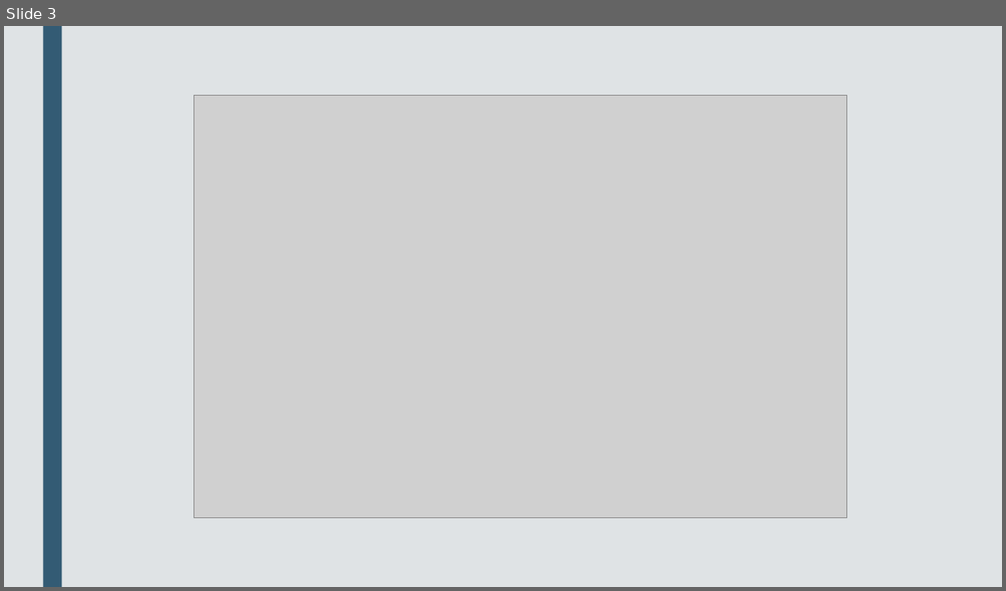
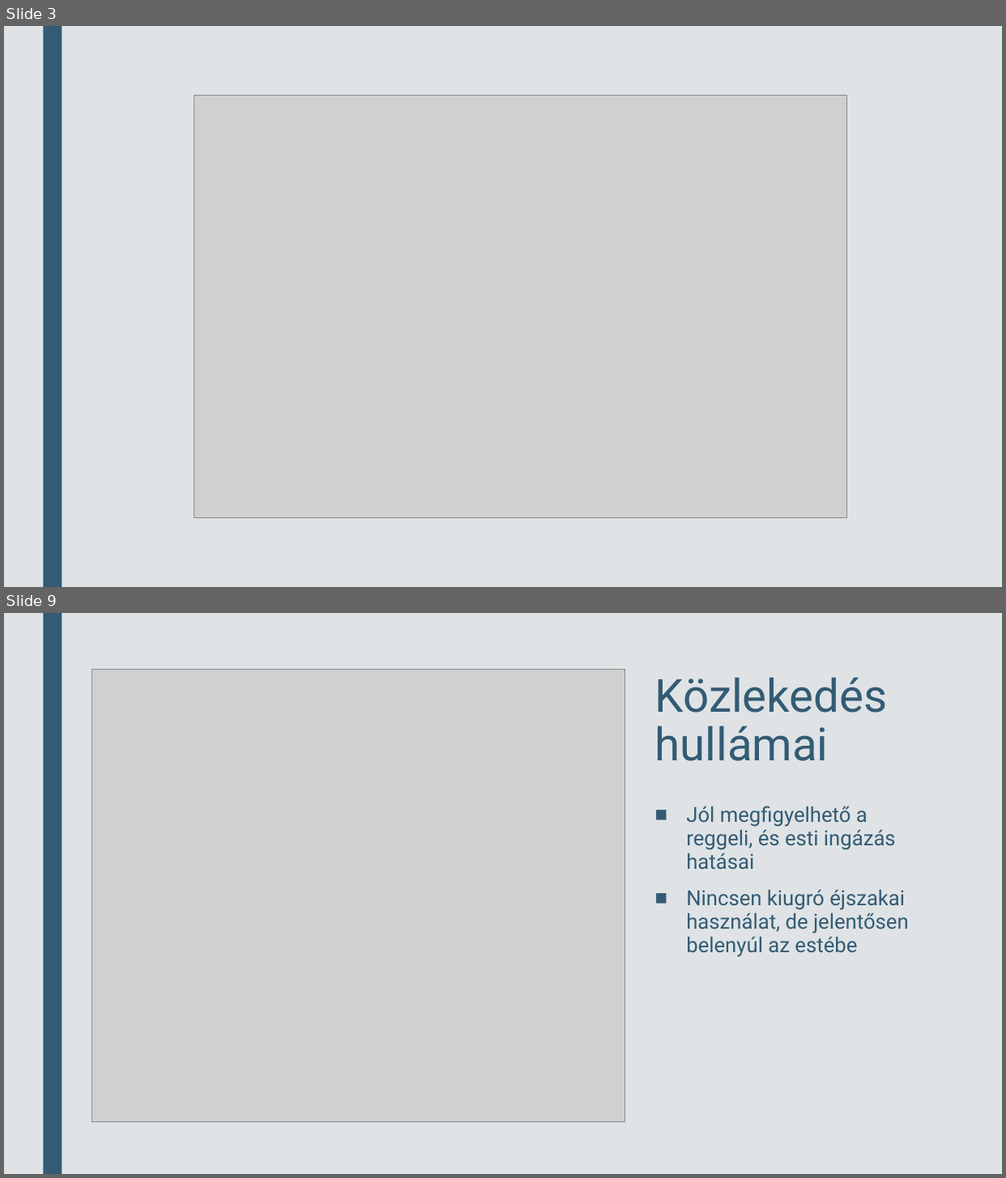
Before and after one commit to OnionKiller/MaVizHF-2022, a slide deck: London Bikesharing.pptx. Shown one above the other, each under a label of ours: slide 3 before the commit, slides 3 and 9 after it; the slides between them are not shown. The pictures are 1006x591 and 1006x1178 pixels, drawn with LibreOffice and Linux fonts; fonts in the diff are those of the drawing; grey boxes stand for pictures. Boxes give left, top, right and bottom in pixels: in the first picture for what was removed or moved away, otherwise in the second. Text is boxed around its words. In the diff, an @@ line names an element or a change of style, - is before the commit and + after.

```diff
--- a/London Bikesharing.pptx
+++ b/London Bikesharing.pptx
@@ slide 9 added at (x1=4, y1=613, x2=1002, y2=1174), background #DFE3E5 @@
@@ rectangle added at (x1=43, y1=613, x2=62, y2=1174), fill #335B74 @@
@@ picture added at (x1=91, y1=669, x2=625, y2=1122) @@
@@ title added at (x1=655, y1=677, x2=888, y2=761), 44 pt, text #335B74 @@
+Közlekedés hullámai
@@ text added at (x1=686, y1=806, x2=909, y2=957), 20 pt, text #335B74 @@
+■ Jól megfigyelhető a reggeli, és esti ingázás hatásai
+■ Nincsen kiugró éjszakai használat, de jelentősen belenyúl az estébe
```
Also in this commit, not shown: 4 slides changed, 11 other slides added.
